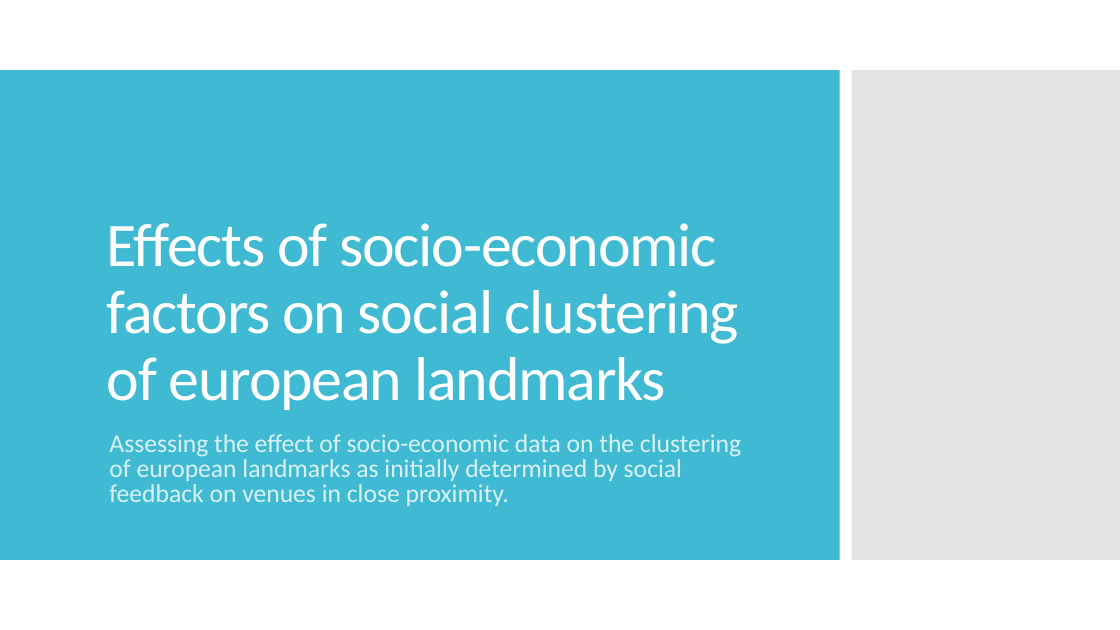
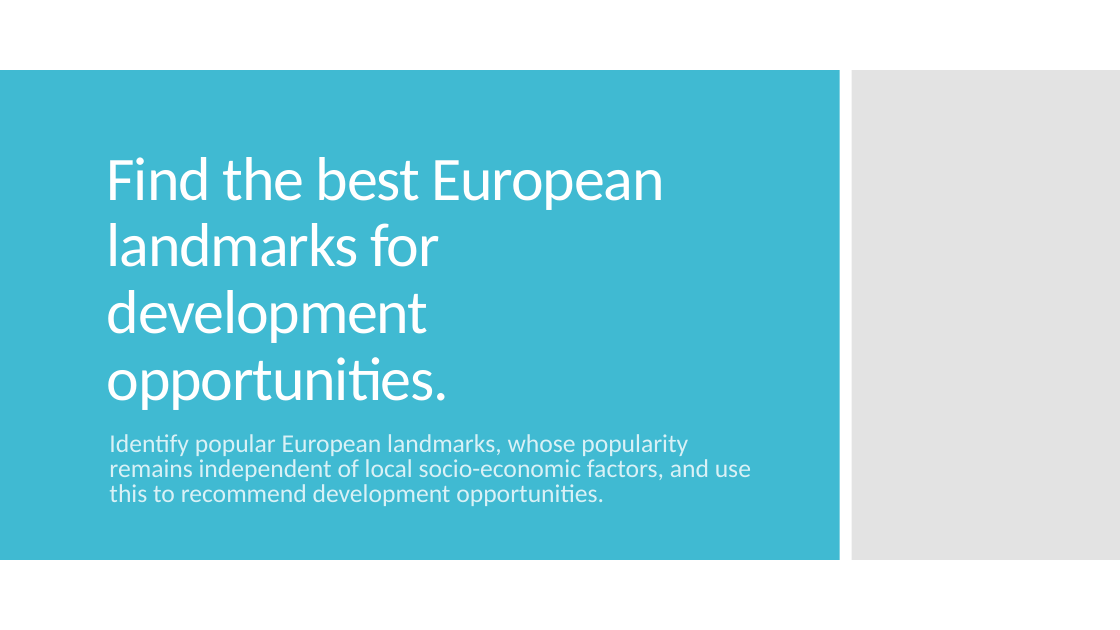
Before and after one commit to bill-looby/Coursera_Capstone, a slide deck: slide 1 of ReportIntro.pptx. Drawn at 1120x630 pixels with LibreOffice and Linux fonts; fonts in the diff are those of the drawing. Boxes give left, top, right and bottom in pixels: in the first picture for what was removed or moved away, otherwise in the second. Text is boxed around its words. In the diff, an @@ line names an element or a change of style, - is before the commit and + after.

```diff
--- a/ReportIntro.pptx
+++ b/ReportIntro.pptx
@@ title at (107,157,665,410): text changed @@
-Effects of socio-economic factors on social clustering of european landmarks
+Find the best European landmarks for development opportunities.
@@ subtitle at (109,434,751,506): text changed @@
-Assessing the effect of socio-economic data on the clustering of european landmarks as initially determined by social feedback on venues in close proximity.
+Identify popular European landmarks, whose popularity remains independent of local socio-economic factors, and use this to recommend development opportunities.
```
Also in this commit, not shown: 3 other slides changed.
